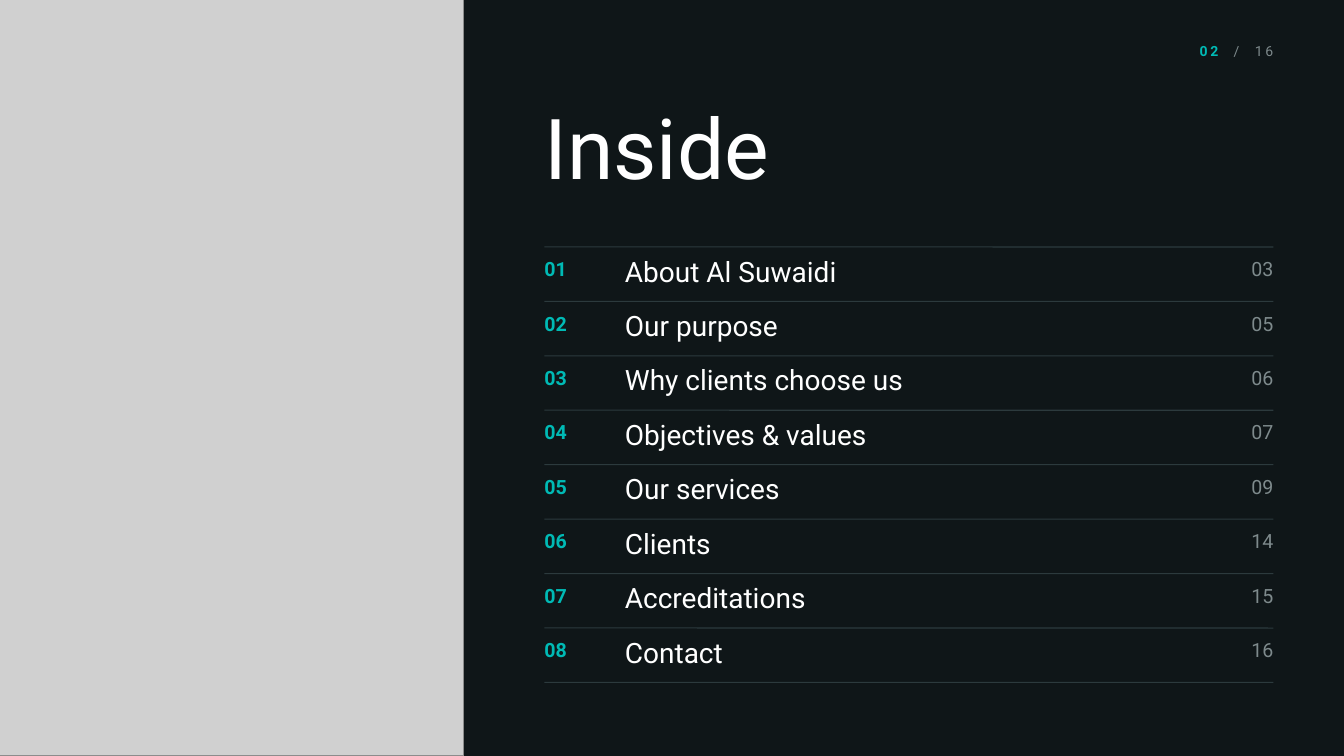
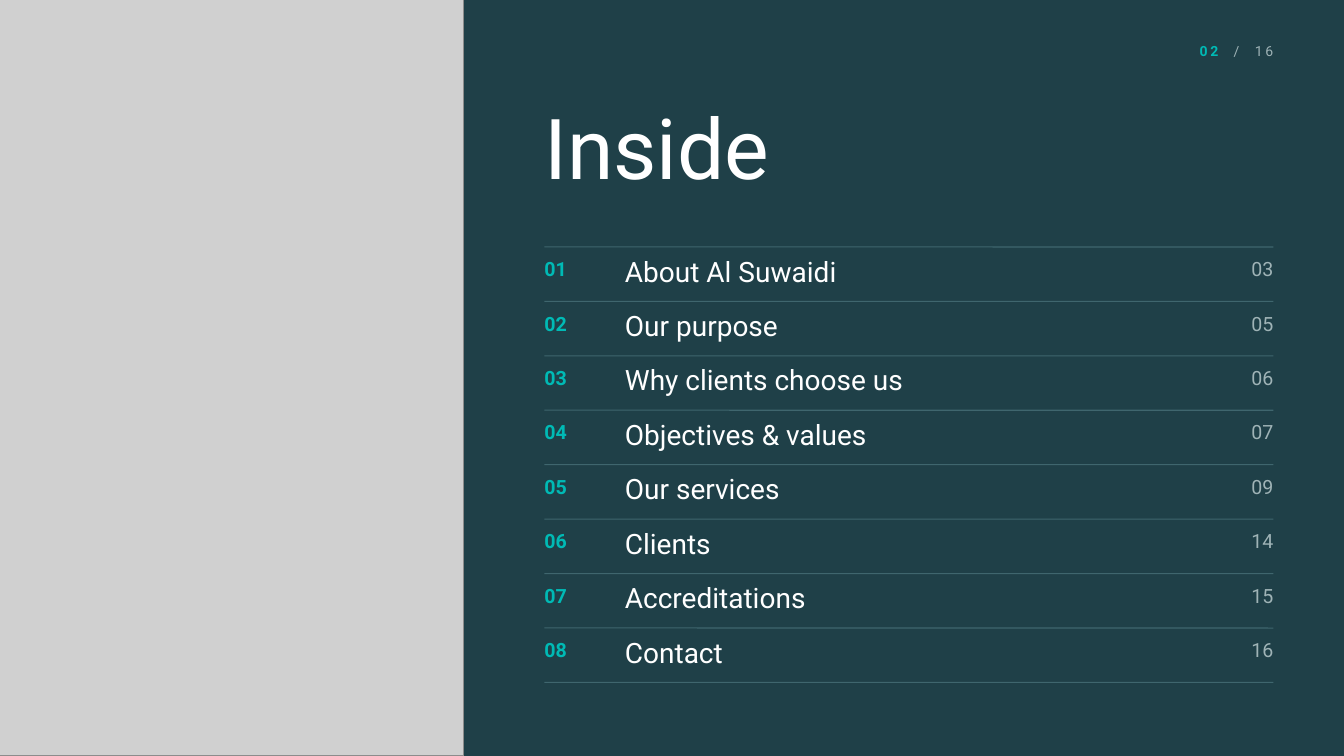
Before and after one commit to khaledsaifelnasr-afk/khsaif-content-studio, a slide deck: slide 2 of Profiles/al-suwaidi-2026/Al-Suwaidi-Company-Profile-2026-Noir.pptx. Drawn at 1344x756 pixels with LibreOffice and Linux fonts; fonts in the diff are those of the drawing; grey boxes stand for pictures. Boxes give left, top, right and bottom in pixels: in the first picture for what was removed or moved away, otherwise in the second. Text is boxed around its words. In the diff, an @@ line names an element or a change of style, - is before the commit and + after.

```diff
--- a/Profiles/al-suwaidi-2026/Al-Suwaidi-Company-Profile-2026-Noir.pptx
+++ b/Profiles/al-suwaidi-2026/Al-Suwaidi-Company-Profile-2026-Noir.pptx
@@ background #0F1618 to #1F4048 @@
@@ text "02 / 16" at [1200,46,1274,56]: text colour #7E8A8C to #9FB3B6 in "/ 16" @@
@@ line (544, 247) - (1273, 247): stroke #2C3A3D 0.75 pt to #3F666E 0.75 pt @@
@@ line (544, 301) - (1273, 301): stroke #2C3A3D 0.75 pt to #3F666E 0.75 pt @@
@@ line (544, 356) - (1273, 356): stroke #2C3A3D 0.75 pt to #3F666E 0.75 pt @@
@@ line (544, 410) - (1273, 410): stroke #2C3A3D 0.75 pt to #3F666E 0.75 pt @@
@@ line (544, 465) - (1273, 465): stroke #2C3A3D 0.75 pt to #3F666E 0.75 pt @@
@@ line (544, 519) - (1273, 519): stroke #2C3A3D 0.75 pt to #3F666E 0.75 pt @@
@@ line (544, 574) - (1273, 574): stroke #2C3A3D 0.75 pt to #3F666E 0.75 pt @@
@@ line (544, 628) - (1273, 628): stroke #2C3A3D 0.75 pt to #3F666E 0.75 pt @@
@@ text colour #7E8A8C to #9FB3B6 in 8 elements at [1251,262,1273,276], [1251,317,1273,331], [1251,371,1273,385], [1251,425,1273,439], [1251,480,1273,494], [1251,534,1273,548], [1251,589,1273,603], [1251,643,1273,657] @@
@@ line (544, 683) - (1273, 683): stroke #2C3A3D 0.75 pt to #3F666E 0.75 pt @@
```
Also in this commit, not shown: 14 other slides changed, 1 other file.
